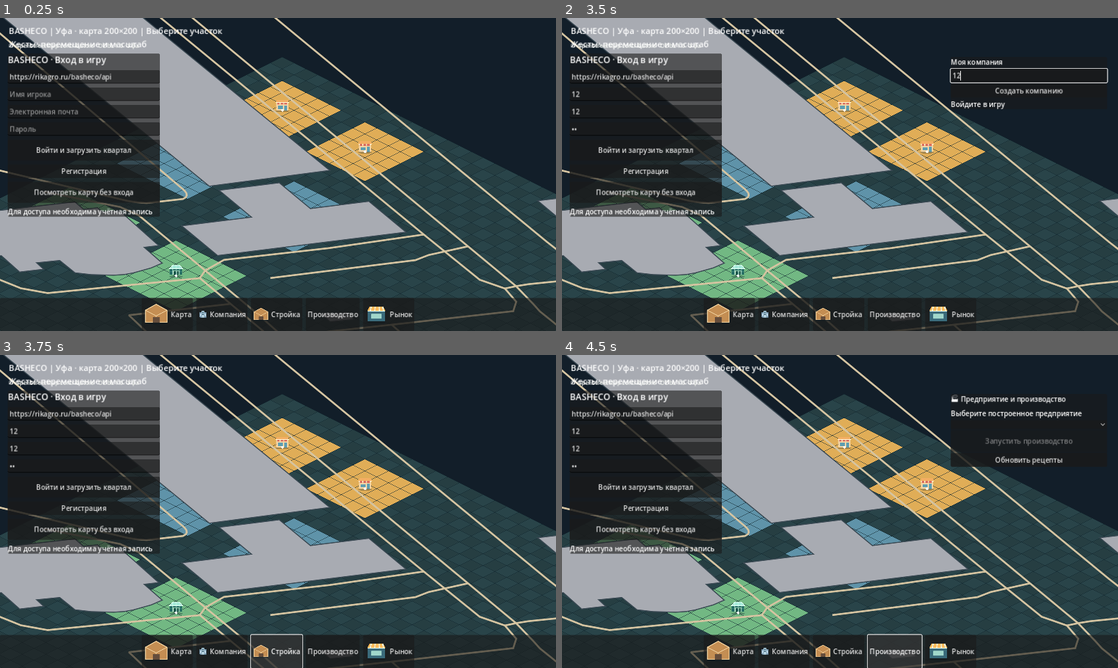
Above: before the commit, frames 1-4 (two rows, left to right).
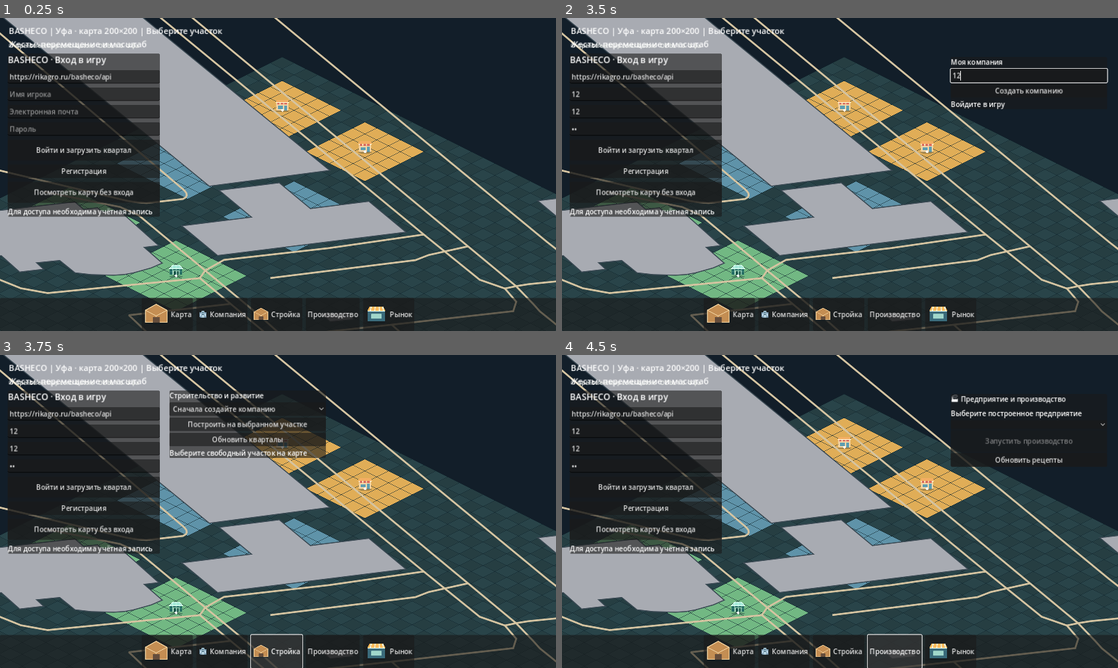
Above: after the commit, the same moments.

Repository: maillunex-lang/basheco
Game: Godot game, scene res://scenes/world.tscn
The game is run twice, just before and just after one commit, with the same random seed, the same clock (stepped at 60 frames per second) and the same inputs.
Inputs (mouse positions are in pixels of both pictures, inside the frame that each line leads up to):
- Up to frame 1 (0.25 s): no input
- Up to frame 2 (3.5 s): click (645, 93) at 0.52 s; type "12" at 0.6 s; click (645, 111) at 0.75 s; type "12" at 0.83 s; click (645, 127) at 0.98 s; type "12" at 1.07 s; click "Карта" at 1.25 s; click "Компания" at 2 s; click (1029, 74) at 2.77 s; type "12" at 2.85 s
- Up to frame 3 (3.75 s): click "Стройка" at 3.5 s
- Up to frame 4 (4.5 s): click "Производство" at 4.25 s

Frames 1-2 are identical in both runs. In frame 3, 4.8% of the frame differs, in the area x 30-59%, y 11-33%; in frame 4, nothing differs.

Commit message:
fix(alpha): make Construction tab actually open and close correctly

Diff:
--- a/client/scripts/game_nav.gd
+++ b/client/scripts/game_nav.gd
@@ -45,7 +45,7 @@
             node.panel.custom_minimum_size.x = minf(360.0, size.x - 24.0)
 
 func _show_section(section: String) -> void:
-    for name in ["Company", "Economy", "Market"]:
+    for name in ["Company", "Economy", "Market", "Build"]:
         var node: Node = get_parent().get_node(name)
         if node.panel != null:
             node.panel.visible = name == section
